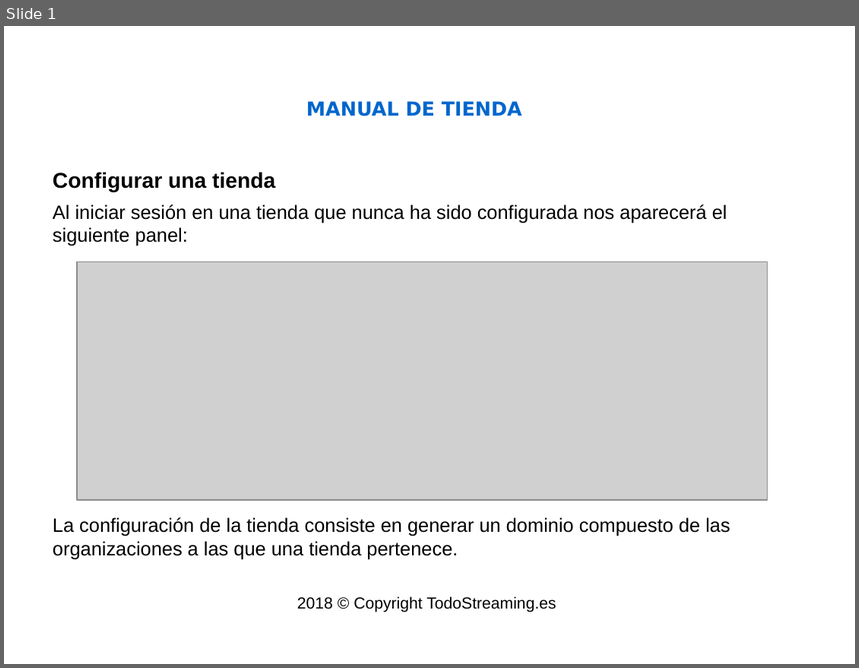
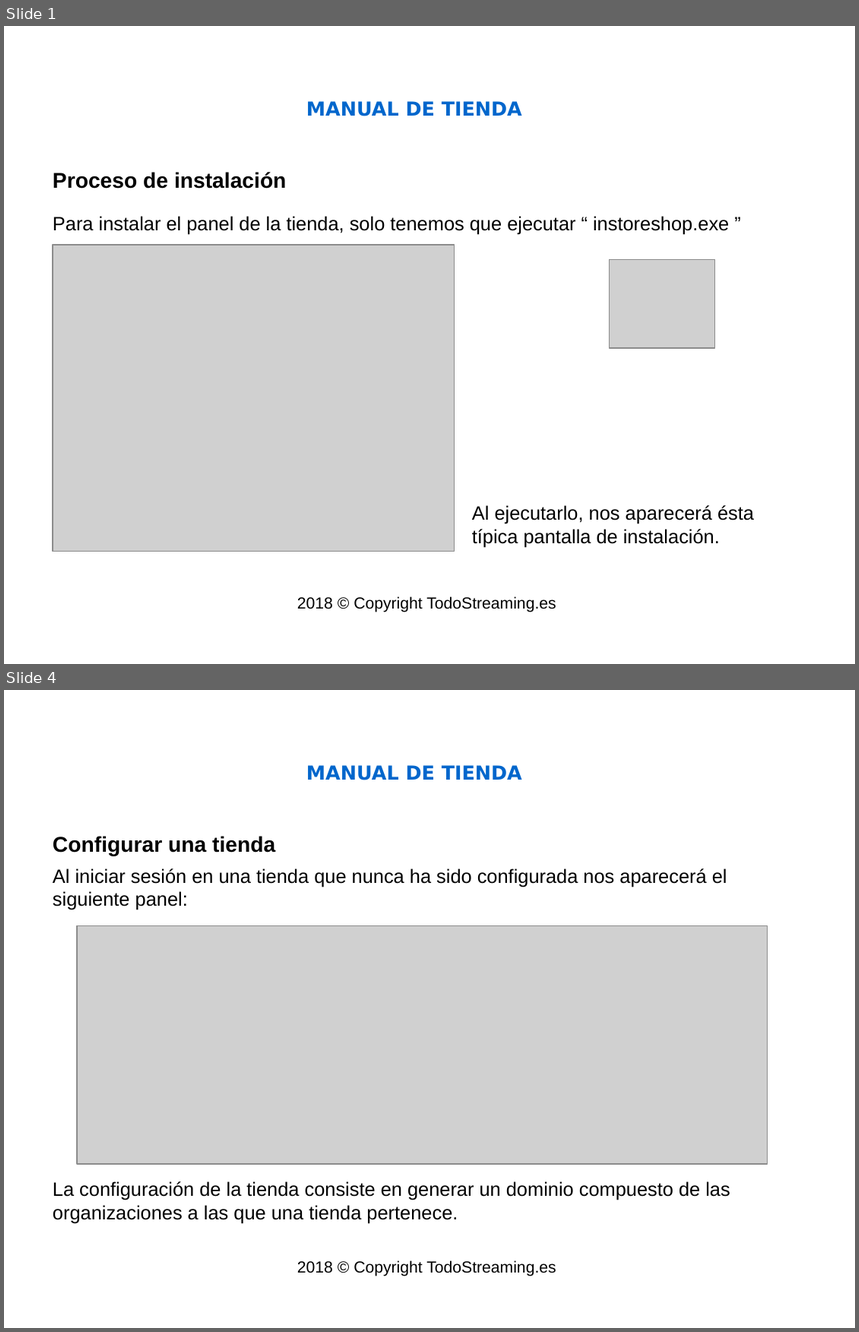
Before and after one commit to isaacml/instore, a slide deck: docs/Manual Tienda.odp. Shown one above the other, each under a label of ours: slide 1 before the commit, slides 1 and 4 after it; the slides between them are not shown. The pictures are 859x668 and 859x1332 pixels, drawn with LibreOffice and Linux fonts; fonts in the diff are those of the drawing; grey boxes stand for pictures; background and template pictures are left out. Boxes give left, top, right and bottom in pixels: in the first picture for what was removed or moved away, otherwise in the second. Text is boxed around its words. In the diff, an @@ line names an element or a change of style, - is before the commit and + after.

Commit message:
Actualizaciones: manuales y software

```diff
--- a/docs/Manual Tienda.odp
+++ b/docs/Manual Tienda.odp
@@ slide 1 added at [4, 26, 855, 664], background picture (left out) @@
@@ title added at [306, 101, 522, 116], 18 pt, text #0066CC, bold @@
+MANUAL DE TIENDA
@@ text added at [53, 172, 286, 189], 20 pt, text #000000, bold @@
+Proceso de instalación
@@ subtitle added at [53, 216, 729, 235], 18 pt, text #000000 @@
+Para instalar el panel de la tienda, solo tenemos que ejecutar “ instoreshop.exe ”
@@ picture added at [53, 245, 455, 551] @@
@@ picture added at [610, 260, 715, 349] @@
@@ text added at [472, 506, 754, 547], 18 pt, text #000000 @@
+Al ejecutarlo, nos aparecerá ésta típica pantalla de instalación.
@@ text added at [297, 597, 556, 613], 15 pt, text #000000 @@
+2018 © Copyright TodoStreaming.es
@@ what was slide 1 is now slide 4 @@
```
Also in this commit, not shown: 2 other slides added, 18 other files.
